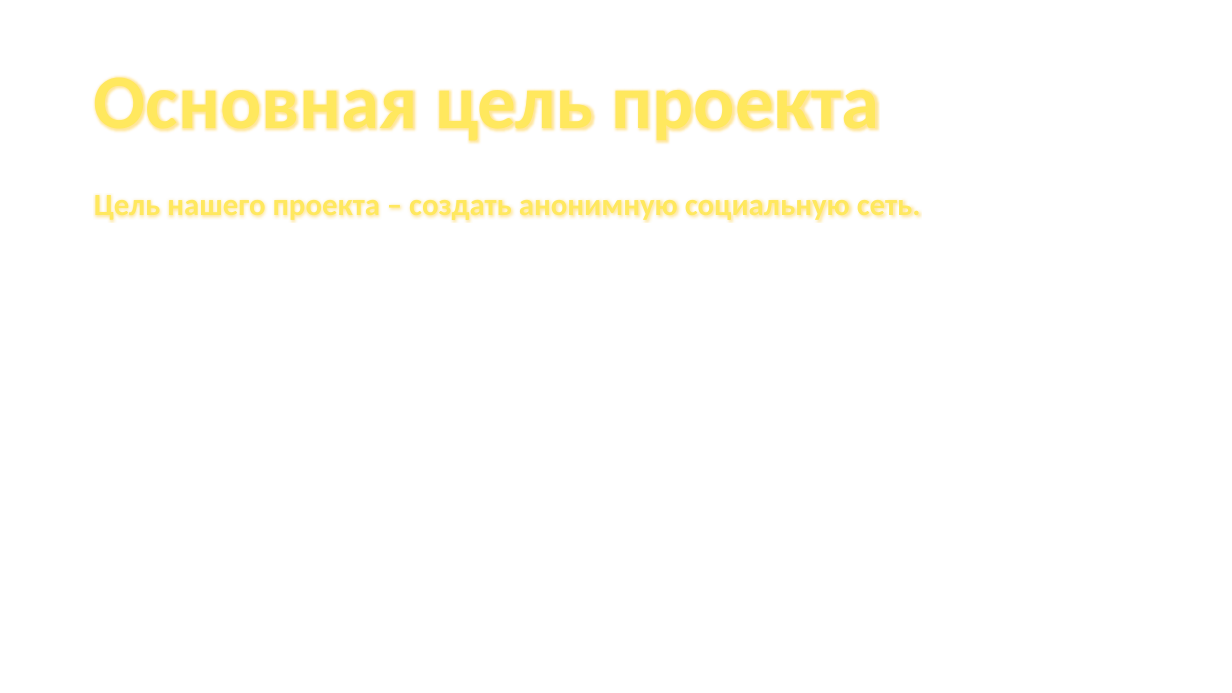
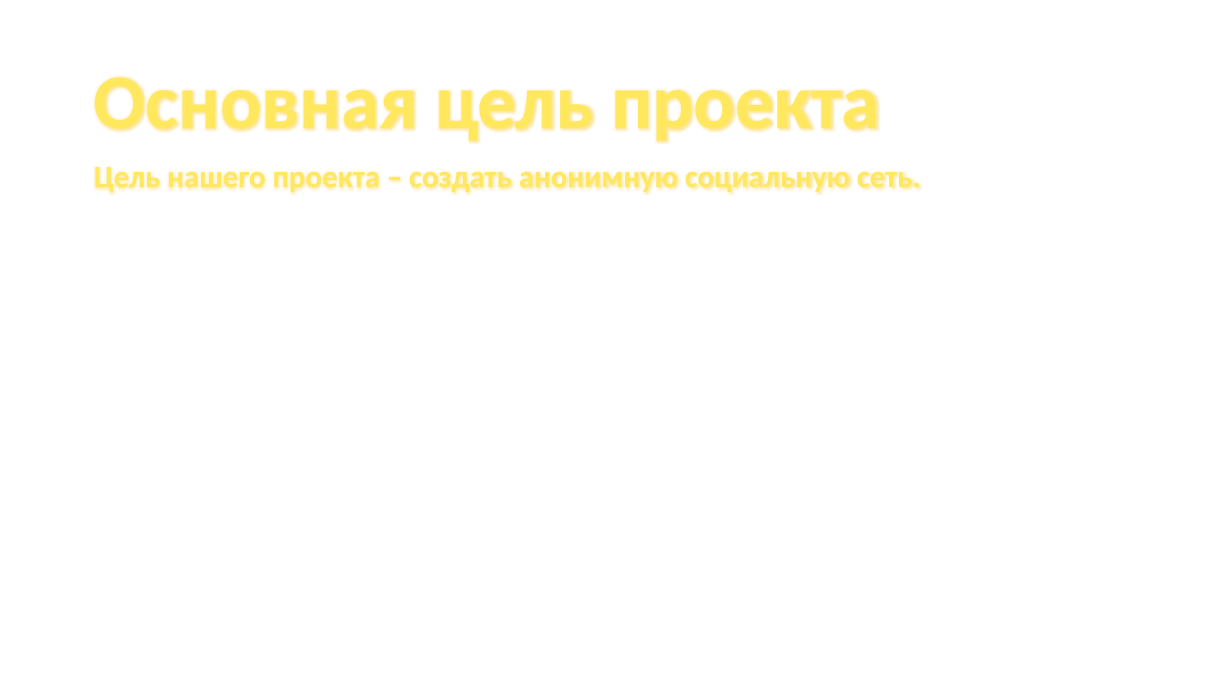
Before and after one commit to NXHhunter2/ESN-inc, a slide deck: slide 2 of Презентация.pptx. Drawn at 1232x693 pixels with LibreOffice and Linux fonts; fonts in the diff are those of the drawing; background and template pictures are left out. Boxes give left, top, right and bottom in pixels: in the first picture for what was removed or moved away, otherwise in the second. Text is boxed around its words. In the diff, an @@ line names an element or a change of style, - is before the commit and + after.

```diff
--- a/Презентация.pptx
+++ b/Презентация.pptx
@@ text "Цель нашего проекта – создать ..." moved from (x1=94, y1=195, x2=921, y2=222) to (x1=94, y1=167, x2=921, y2=194) @@
```
Also in this commit, not shown: 1 other slide changed, 3 slides removed, 2 other files.
